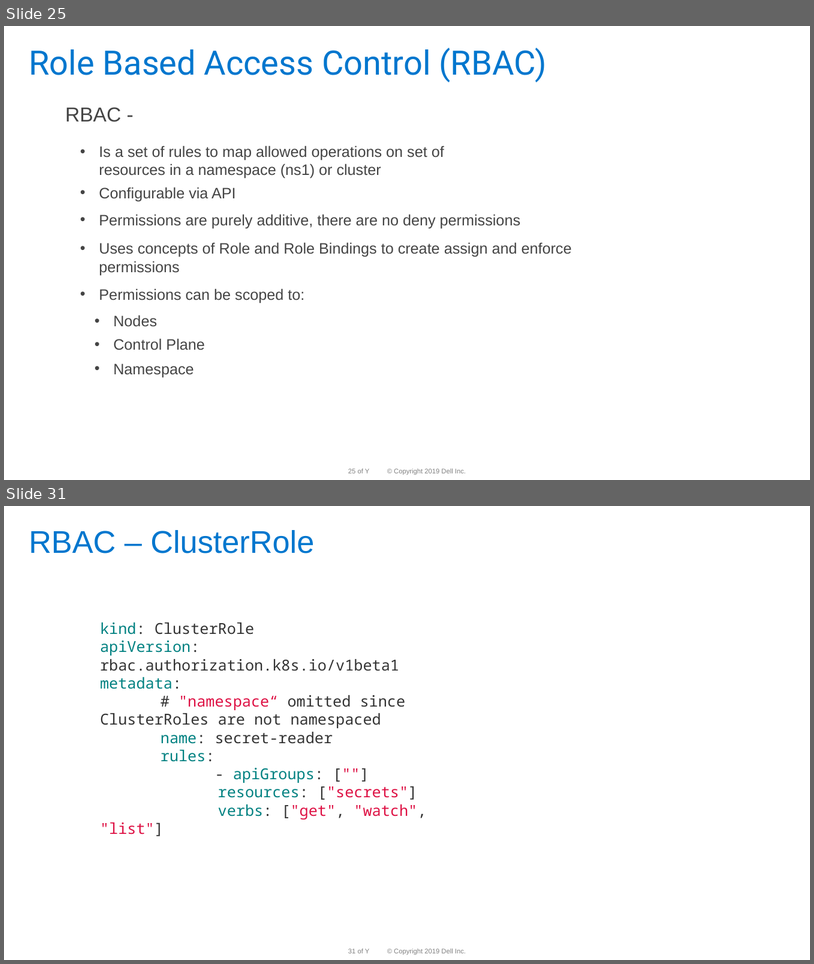
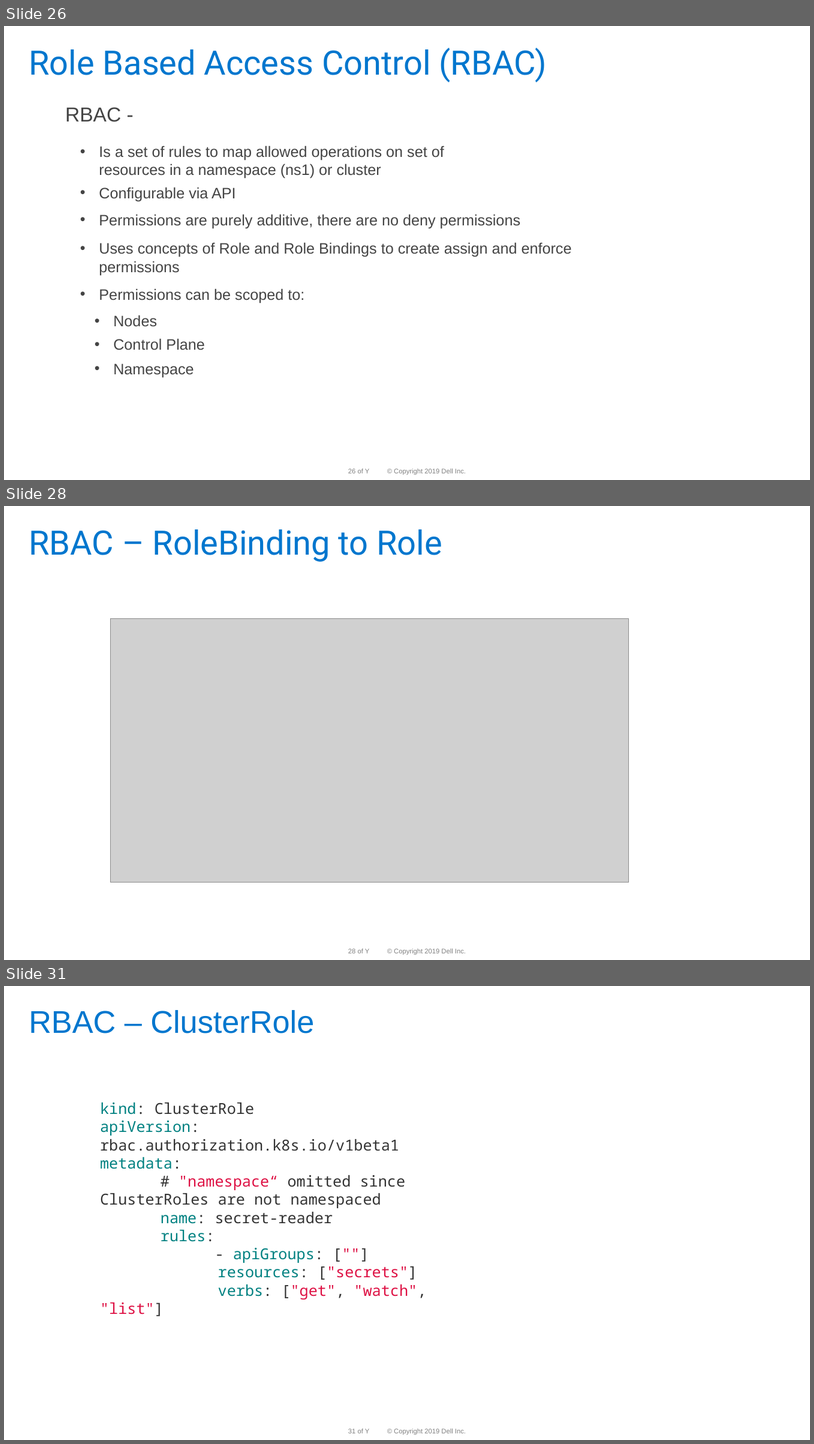
Before and after one commit to dteskubernetesworkshop/spring-boot-k8s-workshop, a slide deck: slides/k8 workshop deck-Day-3 -v 1.0.pptx. Shown one above the other, each under a label of ours: slides 25 and 31 before the commit, slides 26, 28 and 31 after it; the slides between them are not shown. The pictures are 814x964 and 814x1444 pixels, drawn with LibreOffice and Linux fonts; fonts in the diff are those of the drawing; grey boxes stand for pictures; background and template pictures are left out. Boxes give left, top, right and bottom in pixels: in the first picture for what was removed or moved away, otherwise in the second. Text is boxed around its words. In the diff, an @@ line names an element or a change of style, - is before the commit and + after.

```diff
--- a/slides/k8 workshop deck-Day-3 -v 1.0.pptx
+++ b/slides/k8 workshop deck-Day-3 -v 1.0.pptx
@@ slide 28 added at bbox=[4, 506, 810, 960], background #FFFFFF; not listed: 3 template elements that a slide beside it also shows @@
@@ title added at bbox=[29, 529, 443, 562], 40 pt, text #0076CE @@
+RBAC – RoleBinding to Role
@@ picture added at bbox=[110, 619, 629, 882] @@
@@ what was slide 25 is now slide 26 @@
```
Also in this commit, not shown: 7 slides changed, 1 other slide added, 2 slides removed, 1 other file.
